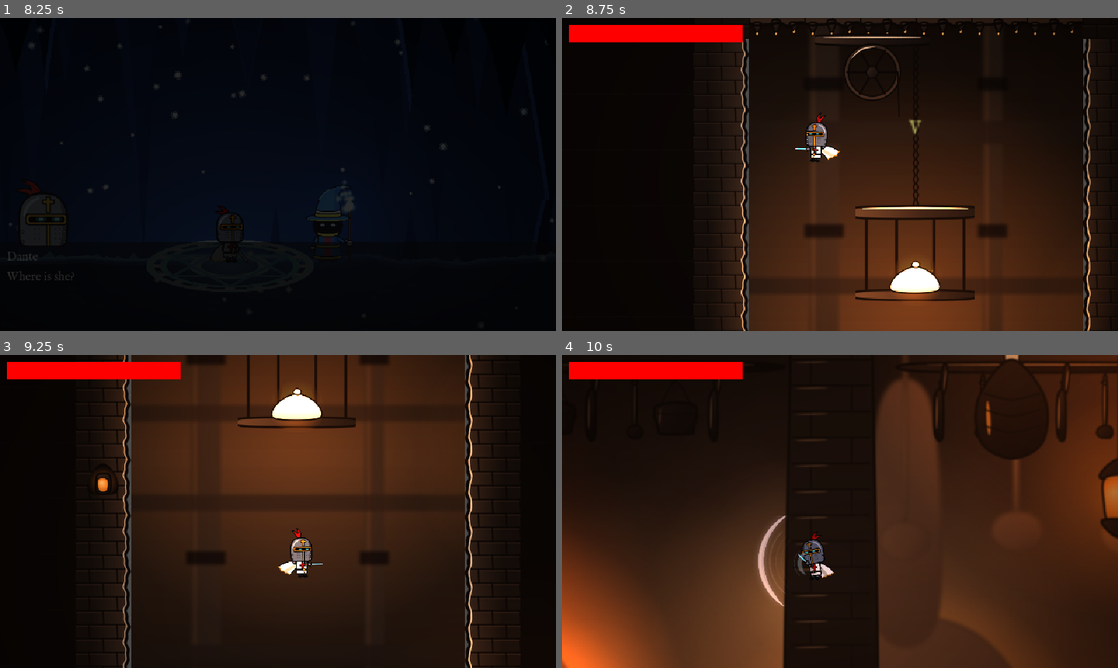
Above: before the commit, frames 1-4 (two rows, left to right).
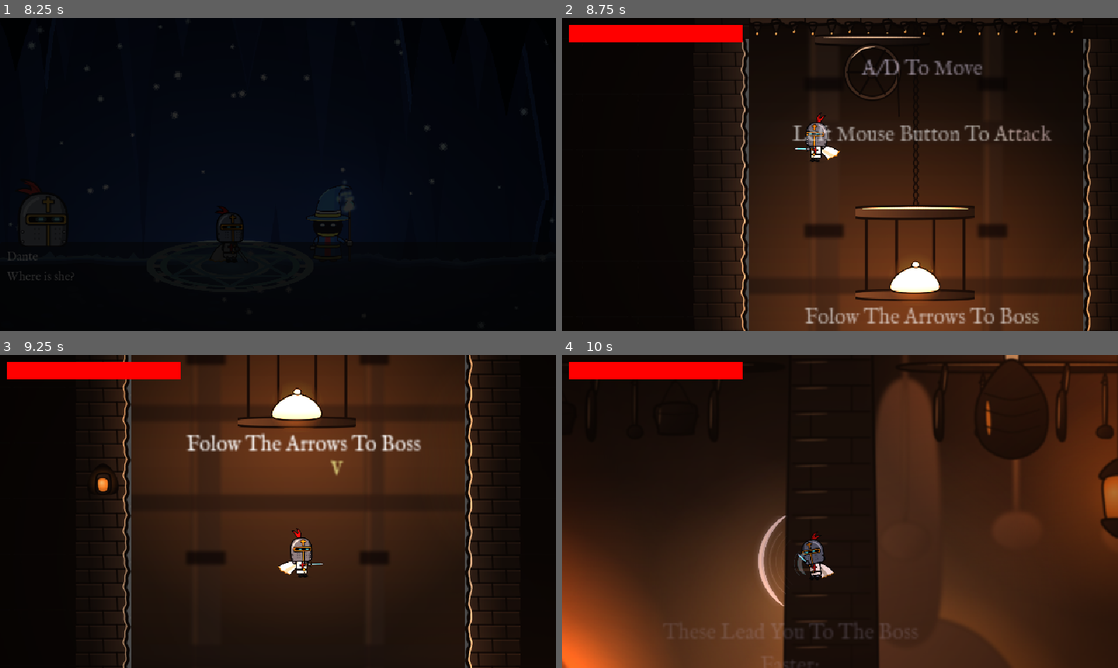
Above: after the commit, the same moments.

Repository: Jadelaawar42027/inferno-game-jam
Game: Godot game, scene res://scenes/ui/mainMenu.tscn
Same seed, same stepped clock (60 frames per second), same inputs: the game is played once before the commit and once after it.
Inputs (mouse positions are in pixels of both pictures, inside the frame that each line leads up to):
- Up to frame 1 (8.25 s): click "Settings" at 0.5 s; click "Keybinds" at 1.25 s; click "Back" at 2 s; click "Back" at 2.75 s; click "New Game" at 3.5 s; tap Enter (ui_accept) at 4.25 s; move the mouse to (400, 158) at 4.27 s; press the mouse at (400, 158) at 4.28 s; hold D (move_right) 4.28-5.78 s; tap Space (jump) at 4.52, 4.82, 5.27, 5.57, 6.6, 6.77, 7.07, 7.52, 7.82 s; tap Shift (dash) at 4.55, 5.1, 7.55, 8.1 s; move the mouse to (166, 190) at 5.02 s; release the mouse at (166, 190) at 5.03 s; tap K (throw) at 5.3, 5.85 s; move the mouse to (333, 105) at 5.77 s; hold A (move_left) 5.78-6.53 s; hold Space (jump) 5.78-6.53 s; move the mouse to (250, 237) at 6.52 s; hold D (move_right) 6.53-8.03 s; click (250, 237) at 6.8 s; move the mouse to (444, 221) at 7.27 s; press the mouse at (444, 221) at 7.28 s; tap Escape (pause) at 7.9 s; move the mouse to (111, 127) at 8.02 s; release the mouse at (111, 127) at 8.03 s; hold A (move_left) from 8.03 s (still down)
- Up to frame 2 (8.75 s): keep holding A (move_left); tap Space (jump) at 8.27, 8.57 s; tap K (throw) at 8.3 s
- Up to frame 3 (9.25 s): move the mouse to (305, 511) at 8.77 s; release A (move_left) at 8.78 s; hold D (move_right) from 8.78 s (still down); hold E (interact) from 8.78 s (still down); click (305, 511) at 8.92 s; tap Space (jump) at 9.05 s
- Up to frame 4 (10 s): move the mouse to (756, 433) at 9.52 s; release D (move_right) at 9.53 s; release E (interact) at 9.53 s; hold A (move_left) from 9.53 s (still down); tap Q (invisibility) at 9.6 s; tap Space (jump) at 9.77 s; click (756, 433) at 9.8 s

Frame 1 is identical in both runs. In frame 2, 2.7% of the frame differs, in the area x 41-89%, y 13-98%; in frame 3, 1.3%; in frame 4, 0.3%.

Commit message:
music added

Diff:
--- a/levels/gluttony/rooms/0_gluttony_level.tscn
+++ b/levels/gluttony/rooms/0_gluttony_level.tscn
@@ -3450,19 +3450,30 @@
 [node name="Tutorial" type="Node2D" parent="." unique_id=947822245]
 
 [node name="Tutorial1" parent="Tutorial" unique_id=71991689 instance=ExtResource("912_hub")]
-position = Vector2(3504, 646.4)
+position = Vector2(3646, 657)
+text = "These Lead You To The Boss Faster:"
+
+[node name="Beginning" parent="Tutorial" unique_id=1882387057 instance=ExtResource("912_hub")]
+position = Vector2(3684, 94)
 text = "A/D To Move
 
 Left Mouse Button To Attack"
+
+[node name="Beginning2" parent="Tutorial" unique_id=163068235 instance=ExtResource("912_hub")]
+position = Vector2(3684, 225)
+text = "Folow The Arrows To Boss"
 
 [node name="Tutorial2" parent="Tutorial" unique_id=27449550 instance=ExtResource("912_hub")]
 position = Vector2(3984, 646.4)
-text = "Space To Jump"
+text = "Space To Jump
+
+Jump + Down Slash To Pogo
+"
 
 [node name="GuideArrows" type="Node2D" parent="." unique_id=1675589963]
 
 [node name="Arrow1" parent="GuideArrows" unique_id=1999417816 instance=ExtResource("912_hub")]
-position = Vector2(3680, 115.2)
+position = Vector2(3703, 238)
 text = "v"
 font_size = 16
 color = Color(1, 0.8, 0.45, 1)
@@ -3547,7 +3558,6 @@
 
 [node name="TeppaniOni" parent="." unique_id=1351169364 instance=ExtResource("913_hub")]
 position = Vector2(6976, 1613.33)
-auto_start = false
 
 [node name="ArenaTrigger" parent="." unique_id=979082255 node_paths=PackedStringArray("boss", "gates") instance=ExtResource("915_hub")]
 position = Vector2(6512, 1564)
--- a/project.godot
+++ b/project.godot
@@ -24,6 +24,7 @@
 GameState="*uid://dr0x16xacs11b"
 VoiceManager="*uid://btfbqyp5qrtdl"
 SFX="*uid://croh0jo32xn6n"
+MusicManager="*uid://bmylahf753j0x"
 
 [display]
 
--- /dev/null
+++ b/scenes/player/double_jump_puff.tscn
@@ -0,0 +1,43 @@
+[gd_scene load_steps=5 format=3]
+
+[sub_resource type="Gradient" id="Gradient_tex"]
+offsets = PackedFloat32Array(0, 0.55, 1)
+colors = PackedColorArray(1, 1, 1, 1, 1, 1, 1, 0.85, 1, 1, 1, 0)
+
+[sub_resource type="GradientTexture2D" id="GradientTexture2D_puff"]
+gradient = SubResource("Gradient_tex")
+width = 12
+height = 12
+fill = 1
+fill_from = Vector2(0.5, 0.5)
+fill_to = Vector2(1, 0.5)
+
+[sub_resource type="Curve" id="Curve_scale"]
+_data = [Vector2(0, 0.5), 0.0, 0.0, 0, 0, Vector2(0.25, 1), 0.0, 0.0, 0, 0, Vector2(1, 0.2), 0.0, 0.0, 0, 0]
+point_count = 3
+
+[sub_resource type="Gradient" id="Gradient_fade"]
+offsets = PackedFloat32Array(0, 0.6, 1)
+colors = PackedColorArray(1, 1, 1, 0.9, 0.92, 0.92, 0.95, 0.55, 0.85, 0.85, 0.9, 0)
+
+[node name="DoubleJumpPuff" type="CPUParticles2D"]
+emitting = false
+amount = 14
+lifetime = 0.45
+one_shot = true
+explosiveness = 1.0
+local_coords = false
+texture = SubResource("GradientTexture2D_puff")
+emission_shape = 3
+emission_rect_extents = Vector2(6, 1)
+direction = Vector2(0, 1)
+spread = 80.0
+gravity = Vector2(0, -25)
+initial_velocity_min = 30.0
+initial_velocity_max = 70.0
+damping_min = 120.0
+damping_max = 170.0
+scale_amount_min = 0.6
+scale_amount_max = 1.1
+scale_amount_curve = SubResource("Curve_scale")
+color_ramp = SubResource("Gradient_fade")
--- /dev/null
+++ b/scripts/autoload/music_manager.gd
@@ -0,0 +1,57 @@
+extends Node
+
+const TRACKS := {
+	"awakening": preload("res://assets/audio/music/awakening.ogg"),
+	"gluttony_level": preload("res://assets/audio/music/gluttony_level.ogg"),
+	"gluttony_boss": preload("res://assets/audio/music/gluttony_boss.ogg"),
+	"greed_level": preload("res://assets/audio/music/greed_level.ogg"),
+	"greed_boss": preload("res://assets/audio/music/greed_boss.ogg"),
+	"violence_level": preload("res://assets/audio/music/violence_level.ogg"),
+	"violence_boss": preload("res://assets/audio/music/violence_boss.ogg"),
+	"fraud_level": preload("res://assets/audio/music/fraud_level.ogg"),
+	"fraud_boss": preload("res://assets/audio/music/fraud_boss.ogg"),
+	"satan_boss": preload("res://assets/audio/music/satan_boss.ogg"),
+	"satan_halls": preload("res://assets/audio/music/satan_halls.ogg"),
+	"final_poem": preload("res://assets/audio/music/final_poem.ogg"),
+}
+const FLOOR_TRACKS := {
+	"res://levels/gluttony/rooms/0_gluttony_level.tscn": "gluttony_level",
+	"res://levels/greed/rooms/0_greed_level.tscn": "greed_level",
+	"res://levels/violence/rooms/0_violence_level.tscn": "violence_level",
+	"res://levels/fraud/rooms/0_fraud_level.tscn": "fraud_level",
+	"res://levels/treachery/rooms/1_satan_arena.tscn": "satan_halls",
+}
+
+var a: AudioStreamPlayer
+var b: AudioStreamPlayer
+var current: AudioStreamPlayer
+var current_key := ""
+
+
+func _ready() -> void:
+	process_mode = Node.PROCESS_MODE_ALWAYS
+	a = AudioStreamPlayer.new()
+	a.bus = "Music"
+	add_child(a)
+	b = AudioStreamPlayer.new()
+	b.bus = "Music"
+	add_child(b)
+	current = a
+
+
+func play(key: String, fade := 1.0) -> void:
+	if key == current_key: return
+	current_key = key
+	var next := b if current == a else a
+	next.stream = TRACKS[key]
+	next.volume_db = -40.0
+	next.play()
+	var t := create_tween().set_parallel()
+	t.tween_property(next, "volume_db", 0.0, fade)
+	t.tween_property(current, "volume_db", -40.0, fade)
+	await t.finished
+	current.stop()
+	current = next
+
+func play_for_scene(path: String) -> void:
+	if FLOOR_TRACKS.has(path): play(FLOOR_TRACKS[path])
--- a/scripts/bosses/boss_fx.gd
+++ b/scripts/bosses/boss_fx.gd
@@ -5,6 +5,9 @@
 const SIZES := {"shockwave": Vector2(24, 16), "fire": Vector2(22, 24), "meatball": Vector2(14, 14), "rock": Vector2(16, 16), "venom": Vector2(10, 10), "puddle": Vector2(30, 5), "pillar_rise": Vector2(22, 60), "coin": Vector2(8, 8)}
 const GROUND := ["shockwave", "fire", "puddle", "pillar_rise", "warning"]
 const LIFE := {"shockwave": 0.9, "fire": 2.0, "warning": 0.6, "puddle": 4.0}
+const FLOOR_ANIMS := ["shockwave", "fire", "puddle", "pillar_rise", "pillar", "pillar_sink", "warning", "meatball_idle", "rock_break"]
+const FLOOR_OFFSET := -132.0
+
 
 var anim_name := "meatball"
 var velocity := Vector2.ZERO
@@ -20,6 +23,7 @@
 
 
 func _ready() -> void:
+	if anim_name in FLOOR_ANIMS: sprite.offset.y = FLOOR_OFFSET
 	sprite.play(anim_name)
 	sprite.flip_h = velocity.x < 0
 	var size: Vector2 = SIZES.get(anim_name, Vector2.ZERO)
@@ -45,6 +49,7 @@
 	if land_anim == "":
 		queue_free()
 		return
+	sprite.offset.y = FLOOR_OFFSET if land_anim in FLOOR_ANIMS else 0.0
 	sprite.play(land_anim)
 	if not sprite.sprite_frames.get_animation_loop(land_anim):
 		await sprite.animation_finished
Not shown, added: assets/audio/music/awakening.ogg.import
Not shown, added: assets/audio/music/final_poem.ogg.import
Not shown, added: assets/audio/music/fraud_boss.ogg.import
Not shown, added: assets/audio/music/fraud_level.ogg.import
Not shown, added: assets/audio/music/gluttony_boss.ogg.import
Not shown, added: assets/audio/music/gluttony_level.ogg.import
Not shown, added: assets/audio/music/greed_boss.ogg.import
Not shown, added: assets/audio/music/greed_level.ogg.import
Not shown, added: assets/audio/music/satan_boss.ogg.import
Not shown, added: assets/audio/music/satan_halls.ogg.import
Not shown, added: assets/audio/music/violence_boss.ogg.import
Not shown, added: assets/audio/music/violence_level.ogg.import
(and 15 more such lines)
